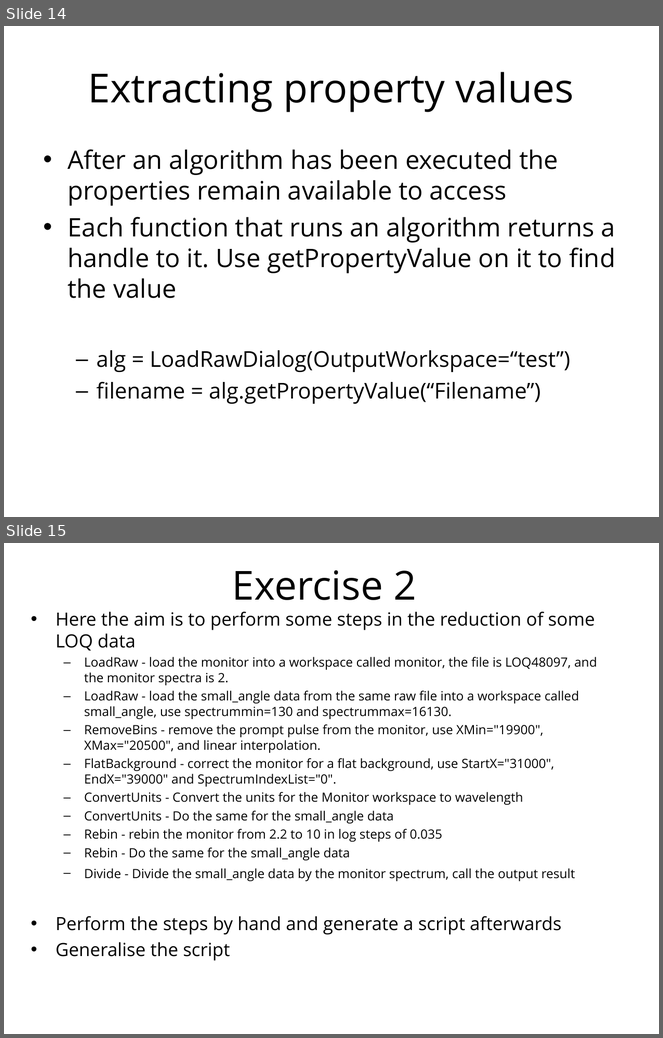
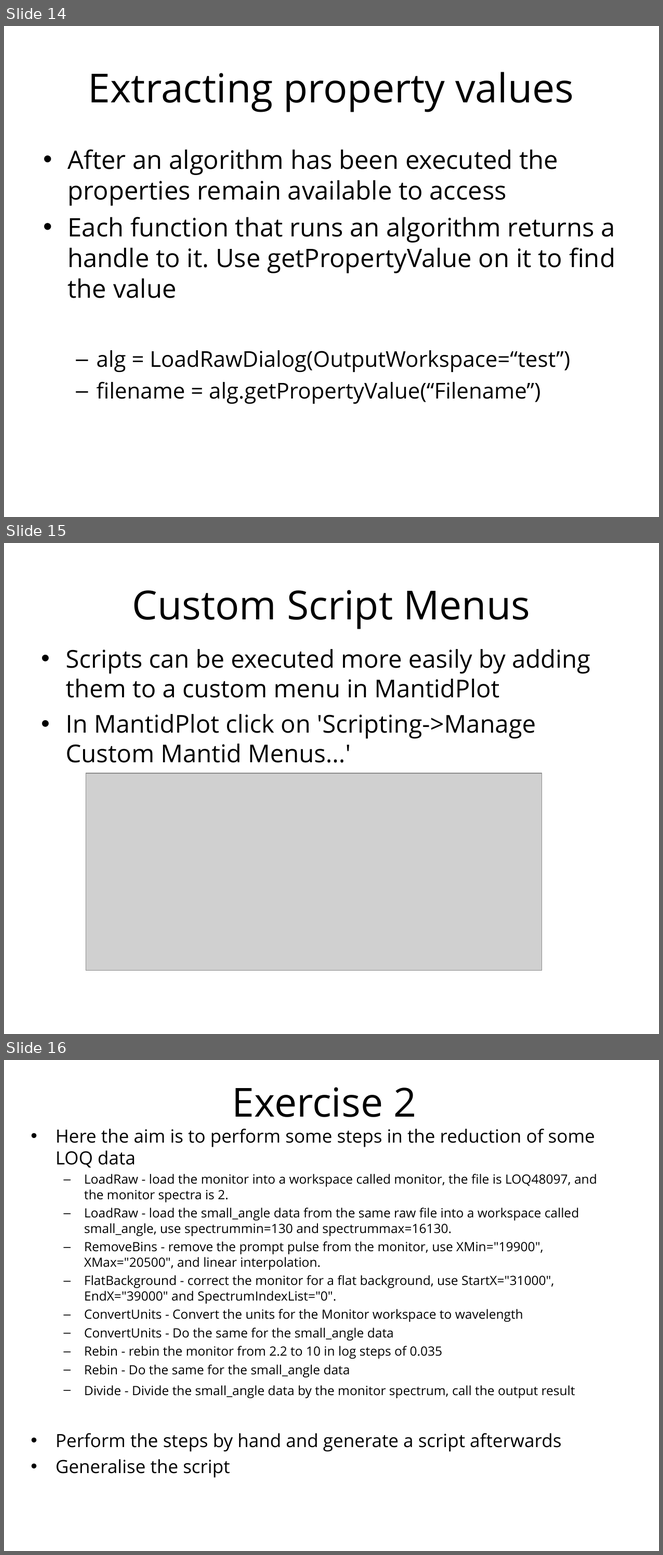
Before and after one commit to mantidproject/documents, a slide deck: Presentations/Python training course/Python in Mantid.ppt. Shown one above the other, each under a label of ours: slides 14 and 15 before the commit, slides 14, 15 and 16 after it. The pictures are 663x1038 and 663x1555 pixels, drawn with LibreOffice and Linux fonts; fonts in the diff are those of the drawing; grey boxes stand for pictures; background and template pictures are left out. Boxes give left, top, right and bottom in pixels: in the first picture for what was removed or moved away, otherwise in the second. Text is boxed around its words. In the diff, an @@ line names an element or a change of style, - is before the commit and + after.

Commit message:
Added a slide on custom menus to Python training presentation. Re #100

```diff
--- a/Presentations/Python training course/Python in Mantid.ppt
+++ b/Presentations/Python training course/Python in Mantid.ppt
@@ slide 15 added at (4,543,659,1034), background #FFFFFF @@
@@ title added at (132,590,530,629), 44 pt, text #000000 @@
+Custom Script Menus
@@ text added at (66,649,591,763), 27 pt, text #000000 @@
+• Scripts can be executed more easily by adding them to a custom menu in MantidPlot
+• In MantidPlot click on 'Scripting->Manage Custom Mantid Menus...'
@@ picture added at (86,774,542,971) @@
@@ what was slide 15 is now slide 16 @@
```
